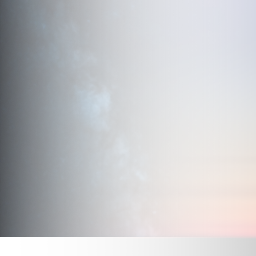
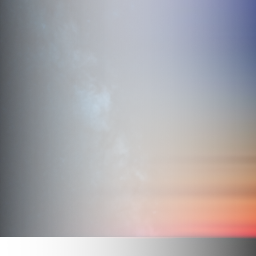
The second 256 x 256 image is a revision of the first. Changes to its layers:
"Pasted Layer #1": blend screen → normal over [50, 0, 250, 237]
"Pasted Layer": opacity 25% → 100% over [36, 0, 256, 256]
